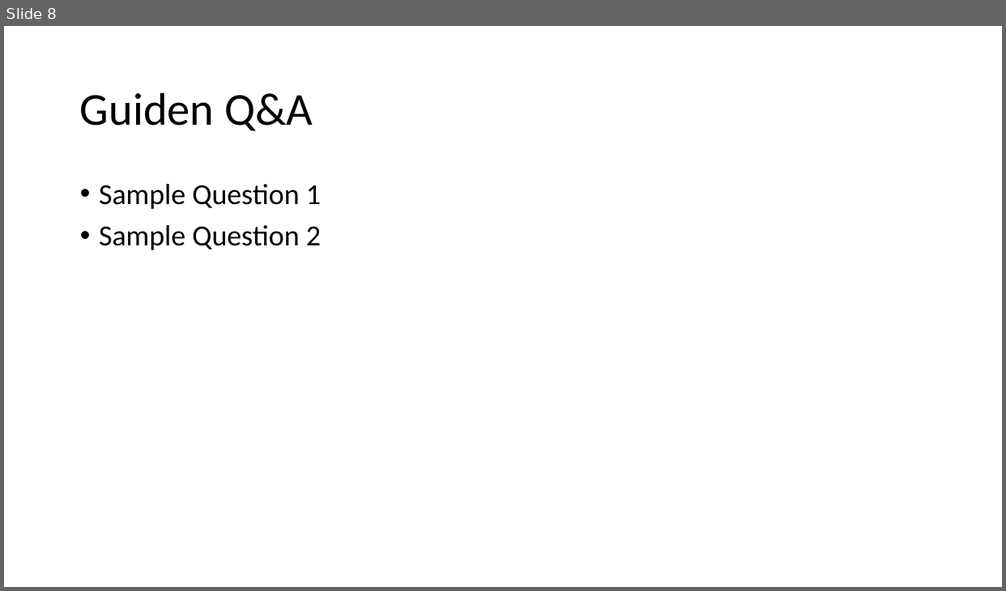
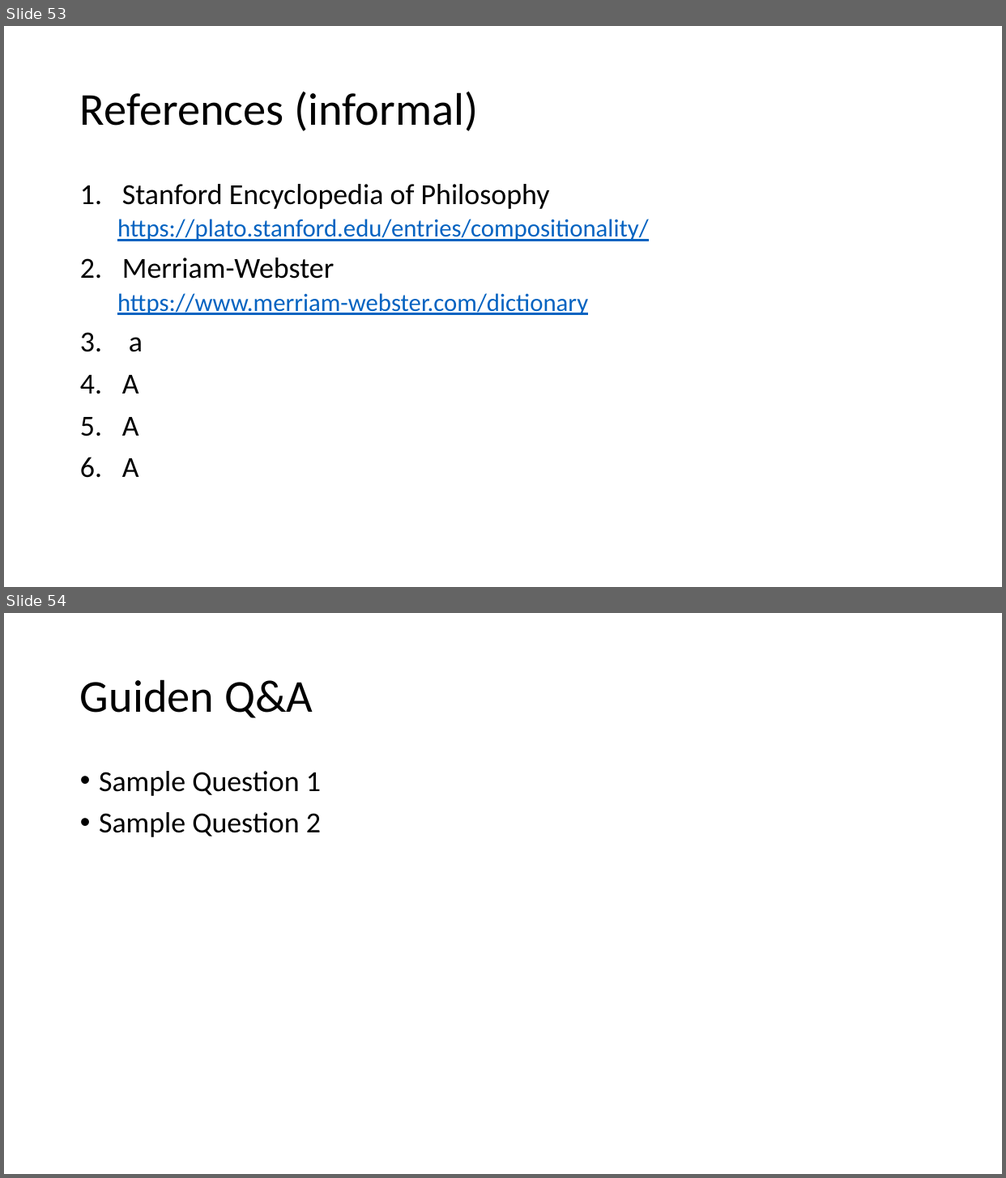
Before and after one commit to spacemanidol/AnalyzingNeuralLanguageModelsGroup1, a slide deck: PaperPresentation02202020.pptx. Shown one above the other, each under a label of ours: slide 8 before the commit, slides 53 and 54 after it. The pictures are 1006x591 and 1006x1178 pixels, drawn with LibreOffice and Linux fonts; fonts in the diff are those of the drawing. Boxes give left, top, right and bottom in pixels: in the first picture for what was removed or moved away, otherwise in the second. Text is boxed around its words. In the diff, an @@ line names an element or a change of style, - is before the commit and + after.

```diff
--- a/PaperPresentation02202020.pptx
+++ b/PaperPresentation02202020.pptx
@@ slide 53 added at bbox=[4, 26, 1002, 587], background #FFFFFF @@
@@ title added at bbox=[80, 92, 479, 131], 44 pt, text #000000 @@
+References (informal)
@@ text added at bbox=[117, 184, 649, 477], 24 pt, text #0563C1, underline @@
+1. Stanford Encyclopedia of Philosophy
+  https://plato.stanford.edu/entries/compositionality/
+2. Merriam-Webster
+  https://www.merriam-webster.com/dictionary
+3. a
+4. A
+5. A
+6. A
@@ what was slide 8 is now slide 54 @@
```
Also in this commit, not shown: 1 slide changed, 45 other slides added.
